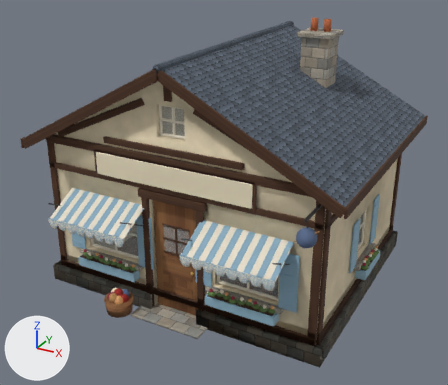
An edit to the glTF model art/world_assets/town_buildings/shop/out/building_shop.glb, drawn before and after from the same camera.
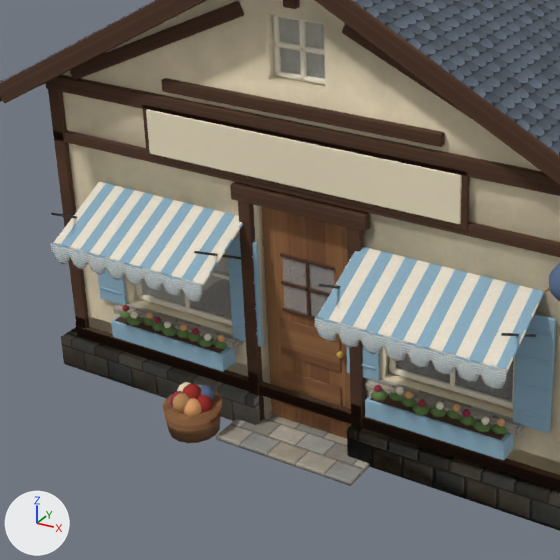
There are two pictures of each version: one whole from a 50 mm camera at (5.97, -11.36, 7.38) aimed at (0.05, -0.58, 1.99), one close up on the part from 5% to 67% of the width and 25% to 98% of the height. Arrows for +X, +Y and +Z are at lower left; the lights stay in place. The first two pictures are the older version. Vertices at exactly the same position are counted once.

In view in the first close-up: 'base', 'door', 'roof', 'wall_front', 'wall_front_low'.
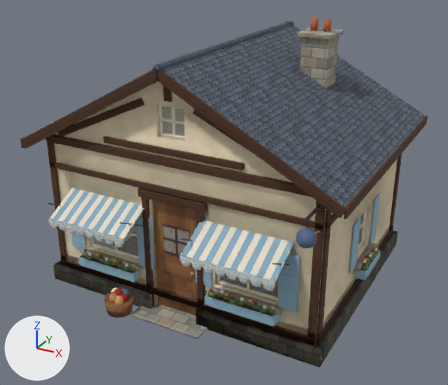
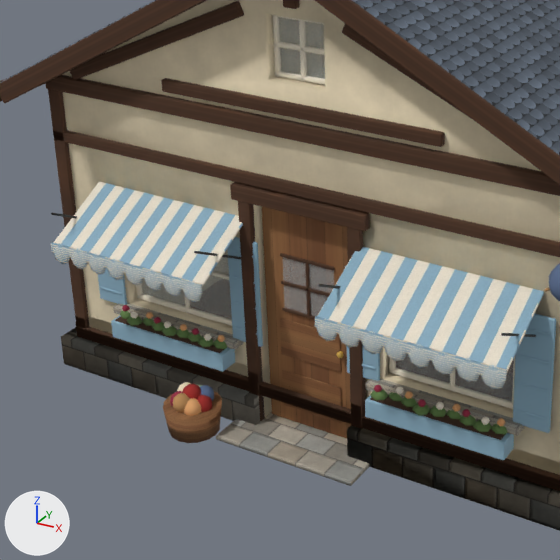
Pixel boxes [x1, y1, x2, y2] of what changed, in the close-ups (560 x 560 px):
part 1 of me_building_shop_wall_front, deleted: before [146, 109, 462, 224]
part 2 of me_building_shop_wall_front, deleted: before [142, 104, 470, 230]

The edits, one by one:
me_building_shop_wall_front is used by ob_wall_front; location (0.0, 0.0, 0.0).
me_building_shop_wall_front had 2799 vertices, 5170 faces and spanned x -3.15..3.15, y -3.28..-2.3, z -0.03..5.0.
me_building_shop_wall_front now has 2751 vertices, 5082 faces and spans x -3.15..3.15, y -3.28..-2.3, z -0.03..5.0.
me_building_shop_wall_front part 1: the loose piece of 24 vertices spanning x -1.7..1.7, y -2.59..-2.53, z 2.79..3.25 is deleted.
me_building_shop_wall_front part 2: the loose piece of 24 vertices spanning x -1.76..1.76, y -2.57..-2.53, z 2.74..3.3 is deleted.
me_building_shop_wall_front no longer uses material mat_sign_shop (beige #efe2c4).
